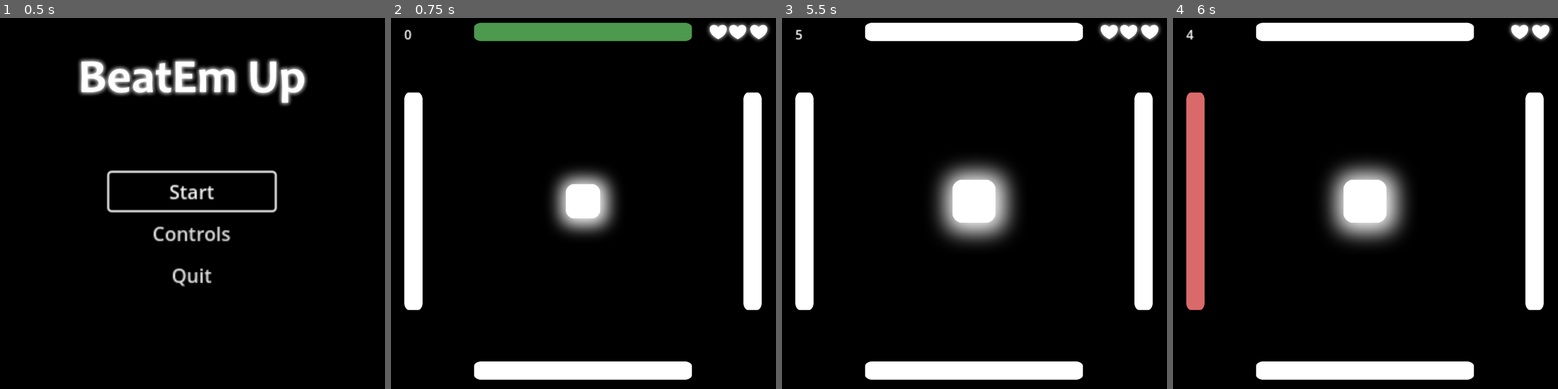
Above: before the commit, frames 1-4 (left to right).
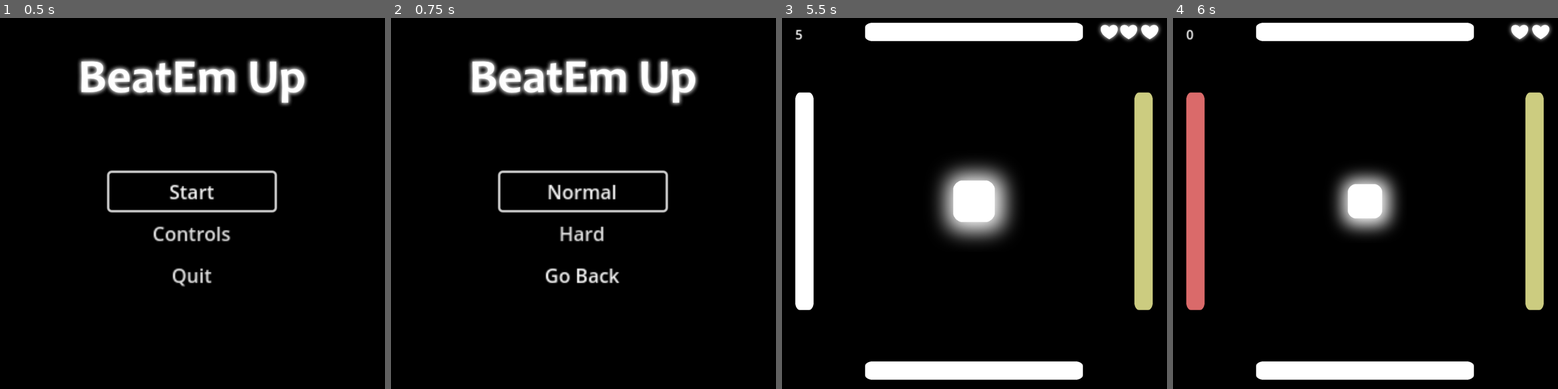
Above: after the commit, the same moments.

Repository: StrangerTNY/HAW_IS_Projekt
Game: Godot game, scene res://src/scenes/main.tscn
Same seed, same stepped clock (60 frames per second), same inputs: the game is played once before the commit and once after it. Sound files missing from this copy of the repository are replaced by a short silence.
Inputs (mouse positions are in pixels of both pictures, inside the frame that each line leads up to):
- Up to frame 1 (0.5 s): no input
- Up to frame 2 (0.75 s): click "Start" at 0.5 s
- Up to frame 3 (5.5 s): click (974, 233) at 1.25 s, where only the run after the commit has a clickable "Hard"; tap Enter (ui_accept) at 2, 2.1, 2.27, 2.57, 2.85, 3.02, 3.32, 3.6, 5, 5.1, 5.27 s; hold Right (ui_right) 2.03-2.78 s; hold Down (ui_down) 2.78-3.53 s; hold Right (ui_right) 3.53-4.25 s; click "Try Again" at 4.25 s; hold Up (ui_up) from 5.03 s (still down)
- Up to frame 4 (6 s): tap Enter (ui_accept) at 5.57, 5.85 s; release Up (ui_up) at 5.78 s; hold Left (ui_left) from 5.78 s (still down)

Frame 1 is identical in both runs. In frame 2, 21% of the frame differs, in the area x 3-99%, y 1-98%; in frame 3, 3.0%; in frame 4, 6.4%.

Commit message:
Bugfix Versuche, Schwierigkeiten
Hilflose Versuche Gelb -> Grün -> Aus
Schema bugfrei zu bekommen

Gibt jetzt Schwierigkeiten die die BPM beeinflussen und damit die Schnelligkeit.

Diff:
--- /dev/null
+++ b/src/scenes/set_difficulty.tscn
@@ -0,0 +1,59 @@
+[gd_scene load_steps=4 format=3 uid="uid://bpct1ec55hrob"]
+
+[ext_resource type="Script" path="res://src/scripts/set_difficulty.gd" id="1_6frt0"]
+[ext_resource type="Texture2D" uid="uid://dmgxfvvot5iap" path="res://assets/main_screen.jpg" id="2_hiwn6"]
+[ext_resource type="AudioStream" uid="uid://s3721bm45lhp" path="res://assets/Sounds/Menu_Navigate_03.mp3" id="3_kccru"]
+
+[node name="DifficultyMenu" type="Control"]
+layout_mode = 3
+anchors_preset = 15
+anchor_right = 1.0
+anchor_bottom = 1.0
+grow_horizontal = 2
+grow_vertical = 2
+script = ExtResource("1_6frt0")
+
+[node name="MainScreen" type="Sprite2D" parent="."]
+position = Vector2(500, 500)
+scale = Vector2(1.25, 1.25)
+texture = ExtResource("2_hiwn6")
+
+[node name="VBoxContainer" type="VBoxContainer" parent="."]
+layout_mode = 1
+anchors_preset = 8
+anchor_left = 0.5
+anchor_top = 0.5
+anchor_right = 0.5
+anchor_bottom = 0.5
+offset_left = -207.0
+offset_top = -151.0
+offset_right = -69.0
+offset_bottom = -50.0
+grow_horizontal = 2
+grow_vertical = 2
+scale = Vector2(3, 3)
+pivot_offset = Vector2(0, -40)
+
+[node name="NormalButton" type="Button" parent="VBoxContainer"]
+layout_mode = 2
+text = "Normal"
+flat = true
+
+[node name="HardButton" type="Button" parent="VBoxContainer"]
+layout_mode = 2
+text = "Hard"
+flat = true
+
+[node name="GoBackButton" type="Button" parent="VBoxContainer"]
+layout_mode = 2
+text = "Go Back"
+flat = true
+
+[node name="NavigationSound" type="AudioStreamPlayer" parent="."]
+stream = ExtResource("3_kccru")
+volume_db = -25.752
+pitch_scale = 1.61
+
+[connection signal="pressed" from="VBoxContainer/NormalButton" to="." method="_on_normal_button_pressed"]
+[connection signal="pressed" from="VBoxContainer/HardButton" to="." method="_on_hard_button_pressed"]
+[connection signal="pressed" from="VBoxContainer/GoBackButton" to="." method="_on_go_back_button_pressed"]
--- a/src/scripts/Global.gd
+++ b/src/scripts/Global.gd
@@ -6,6 +6,7 @@
 # Brauch manchmal eine extra Einladung...
 
 var score = 0
+var globalBPM = 136/2
 
 func addScore():
 	Global.score += 1
--- a/src/scripts/conductor.gd
+++ b/src/scripts/conductor.gd
@@ -31,6 +31,9 @@
 
 
 func _physics_process(_delta):
+
+	changeBPM(Global.globalBPM)
+
 	if playing:
 		song_position = get_playback_position() + AudioServer.get_time_since_last_mix()
 		song_position -= AudioServer.get_output_latency()
@@ -83,3 +86,9 @@
 
 func _on_player_start_song():
 	play()
+
+func changeBPM(newBPM):
+	if bpm != newBPM:
+		print("BPM changed from: ", bpm, " to: ", newBPM)
+		bpm = newBPM
+		sec_per_beat = 60.0 / bpm
--- a/src/scripts/level_1.gd
+++ b/src/scripts/level_1.gd
@@ -3,6 +3,7 @@
 
 # Called when the node enters the scene tree for the first time.
 func _ready() -> void:
+	#Global.globalBPM = 68
 	pass # Replace with function body.
 
 
--- a/src/scripts/menu.gd
+++ b/src/scripts/menu.gd
@@ -14,7 +14,8 @@
 
 # Erstes Level wird geladen
 func _on_start_button_pressed():
-	get_tree().change_scene_to_file("res://src/scenes/level_1.tscn")
+	print("START")
+	get_tree().change_scene_to_file("res://src/scenes/set_difficulty.tscn")
 
 # Steuerungsmenü wird geladen
 func _on_control_button_pressed():
--- /dev/null
+++ b/src/scripts/set_difficulty.gd
@@ -0,0 +1,23 @@
+extends Control
+
+
+# Called when the node enters the scene tree for the first time.
+func _ready():
+	$VBoxContainer/NormalButton.grab_focus()
+
+func _process(delta: float) -> void:
+	if Input.is_action_just_pressed("ui_up") or Input.is_action_just_pressed("ui_down") or Input.is_action_just_pressed("ui_accept"):
+		$NavigationSound.play()
+
+func _on_normal_button_pressed():
+	Global.globalBPM = 68
+	get_tree().change_scene_to_file("res://src/scenes/level_1.tscn")
+
+
+func _on_hard_button_pressed():
+	Global.globalBPM = 68*2
+	get_tree().change_scene_to_file("res://src/scenes/level_1.tscn")
+
+
+func _on_go_back_button_pressed():
+	get_tree().change_scene_to_file("res://src/scenes/main.tscn")
--- a/src/scripts/single_wall.gd
+++ b/src/scripts/single_wall.gd
@@ -38,11 +38,15 @@
 			hitMeNow = false
 			hitMeSoon = false
 		else:
+			print("Leben verloren")
 			$"../Fail_Sound".play()
 			emit_signal("localLoseLife")
 			#Global.subtractScore()
 			if Global.score > 0:
-				Global.score -= 1
+				if Global.score - 10 < 0:
+					Global.score = 0
+				else:
+					Global.score -= 10
 			tweenColorChange.stop()
 			tweenColorChange = create_tween()
 			tweenColorChange.tween_property($Sprite,"modulate",Color(0.8, 0.2, 0.2, 1),0.02)
@@ -68,5 +72,11 @@
 	hitMeNow = false
 	hitMeSoon = false
 
+	if Global.score > 0:
+		if Global.score - 2 < 0:
+			Global.score = 0
+		else:
+			Global.score -= 2
+
 	tweenColorChange = create_tween()
 	tweenColorChange.tween_property($Sprite,"modulate",Color(1, 1,1, 1),0)
--- a/src/scripts/walls.gd
+++ b/src/scripts/walls.gd
@@ -8,6 +8,7 @@
 var latestRandomList = []
 var listToUse = []
 
+# inkrementale Zähler
 var lastWall = 0
 var lateWall = 0
 
@@ -31,7 +32,7 @@
 	randomList.shuffle()
 	lastRandomList = randomList
 	latestRandomList = randomList
-	#get_node("wall_up").modulate = Color(1,0,0,1)
+	print(randomList, lastRandomList, latestRandomList)
 	get_node("wall_up").changingColor(1)
 	get_node("wall_up").changingColor(2)
 
@@ -39,36 +40,42 @@
 # aus Liste ausgelesene passende Wand verfärbt
 func _on_conductor_beat(position) -> void:
 
+	print(smallCounter,", ", lastWall,", ", lateWall)
+	print(lastRandomList)
+
 	# funzt noch nicht ganz
 	# manchmal werden 2 gleichzeitig verändert
 	if !hold:
 		colorChanger(1, smallCounter)
 		#colorChanger(randomList[smallCounter-1])
 		#print("Gelb: " , smallCounter)
+		#if !justStarted:
 		colorChanger(2, lastWall)
 		#colorChanger(randomList[lastWall-1])
 		#print("Grün: ", lastWall)
-		#if !justStarted:
 		backColorChanger(lateWall)
 		#print("Y: ", smallCounter, ", G: ", lastWall, ", T: ", lateWall)
 
 
 	if lateWall >= 4:
-		lastRandomList = lastRandomList
+		print("neue zu späte Liste: ", lastRandomList)
+		latestRandomList = lastRandomList
 	if lastWall >= 4:
+		print("neue grün werdende Liste: ", randomList)
 		lastRandomList = randomList
-
-	lateWall = lastWall
-	lastWall = smallCounter
-
 
 	if smallCounter >= 4:
 		randomize()
 		randomList.shuffle()
 		# Damit eine Wand nicht doppel hintereinander vorkommt
-		while randomList[0] == lastWall:
+		while randomList[0] == lastRandomList[3]:
 			randomize()
 			randomList.shuffle()
+		print("neueste Liste: ", randomList, " und letzte Liste: ",lastRandomList)
+
+	lateWall = lastWall
+	lastWall = smallCounter
+
 
 #	lateWall = (lateWall % 4) + 1
 #	lastWall = (lastWall % 4) + 1
@@ -89,14 +96,14 @@
 #		bigCounter = 0
 #		speedThreshold = 4
 
-	justStarted = false
-
 func colorChanger(color, wallToChange):
 
 	if color == 1:
 		listToUse = randomList
+		print("Liste 1: ", listToUse)
 	elif color == 2:
 		listToUse = lastRandomList
+		print("Liste 2: ", listToUse)
 
 	if wallToChange == listToUse[0]:
 		get_node("wall_up").changingColor(color)
@@ -113,7 +120,6 @@
 
 func backColorChanger(wallToChangeBack):
 
-	#print("i have no idea")
 	if wallToChangeBack == latestRandomList[0]:
 		get_node("wall_up").changeColorBack()
 		print("Delete_Oben")
